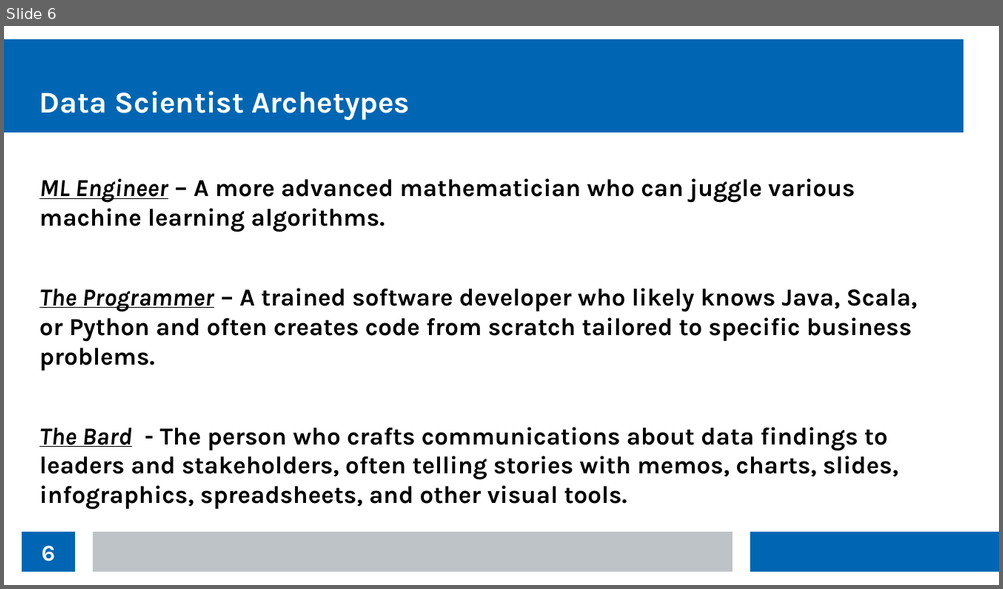
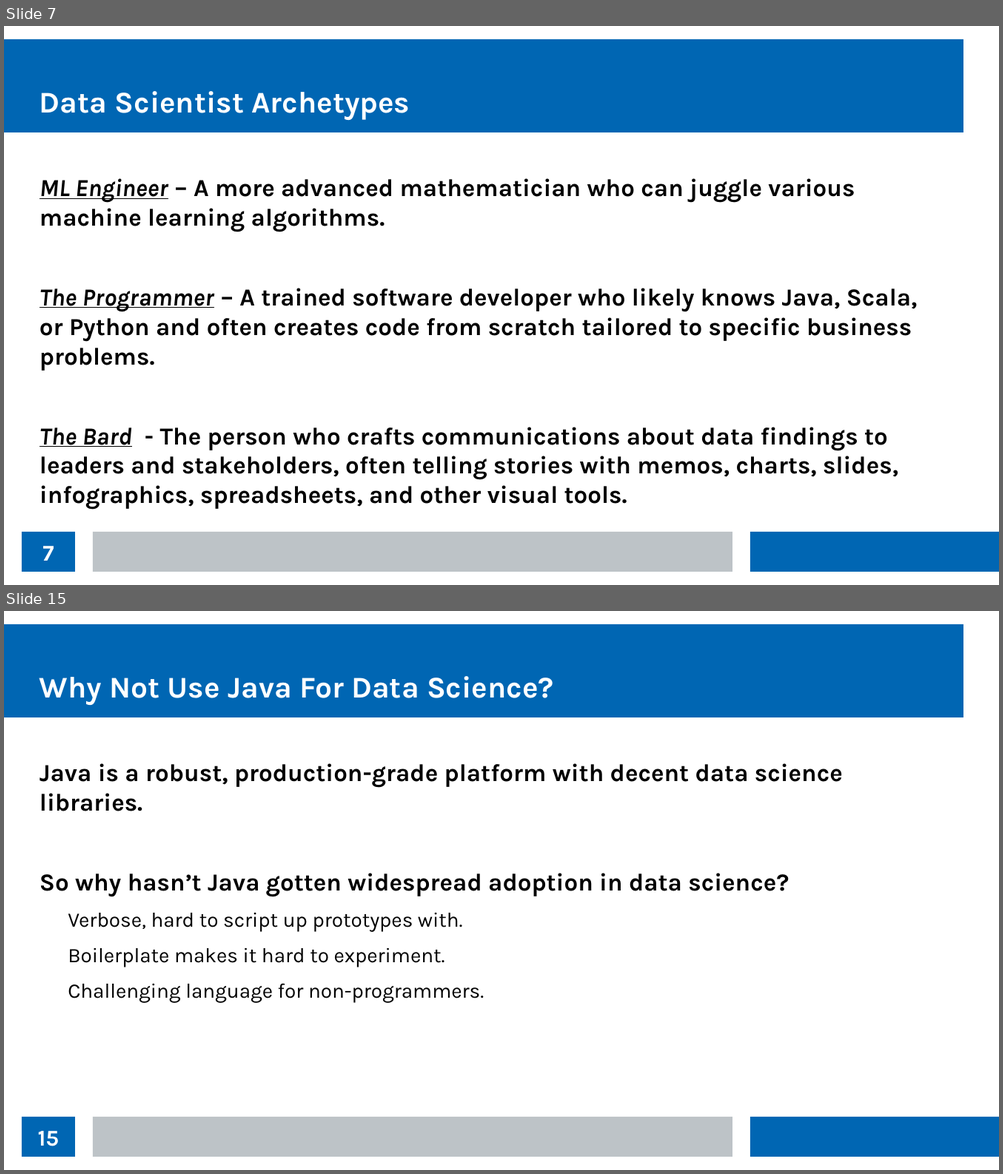
Before and after one commit to thomasnield/kotlin_data_science_talk_ChicagoJUG, a slide deck: kotlin_data_science_talk_chijug_slides.odp. Shown one above the other, each under a label of ours: slide 6 before the commit, slides 7 and 15 after it; the slides between them are not shown. The pictures are 1003x589 and 1003x1174 pixels, drawn with LibreOffice and Linux fonts; fonts in the diff are those of the drawing. Boxes give left, top, right and bottom in pixels: in the first picture for what was removed or moved away, otherwise in the second. Text is boxed around its words. In the diff, an @@ line names an element or a change of style, - is before the commit and + after.

```diff
--- a/kotlin_data_science_talk_chijug_slides.odp
+++ b/kotlin_data_science_talk_chijug_slides.odp
@@ slide 15 added at box(4, 611, 999, 1170), background #FFFFFF; not listed: 3 template elements that a slide beside it also shows @@
@@ title added at box(40, 676, 554, 706), 24 pt, text #FFFFFF, bold @@
+Why Not Use Java For Data Science?
@@ text added at box(40, 763, 842, 1003), 19.5 pt, text #000000, bold @@
+Java is a robust, production-grade platform with decent data science libraries.
+So why hasn’t Java gotten widespread adoption in data science?
+  Verbose, hard to script up prototypes with.
+  Boilerplate makes it hard to experiment.
+  Challenging language for non-programmers.
@@ page number added at box(22, 1117, 75, 1157), fill #0066B3, 18 pt, text #FFFFFF, bold @@
+15
@@ what was slide 6 is now slide 7 @@
@@ page number at box(42, 546, 54, 561): text changed @@
-6
+7
```
Also in this commit, not shown: 9 other slides added.
